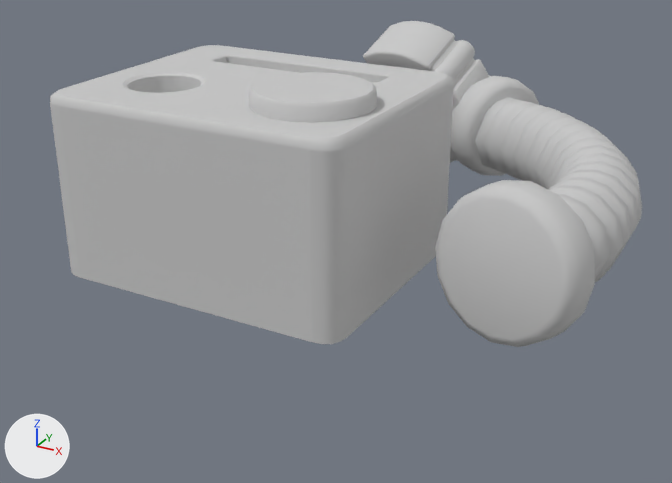
What one commit did to the FBX model Assets/VacuumShaders/Curved World/Example Scenes/Models/Environment/Robot.FBX.
Before and after are seen from a 50 mm camera at (3.3, -4.96, 2.72) aimed at (0.61, -0.06, 0.27). Lighting does not change. The marker at lower left points along +X, +Y and +Z. Where no turn or scale is listed for an object, it has been applied to the vertices.

Objects in the first picture: 'Robot'.
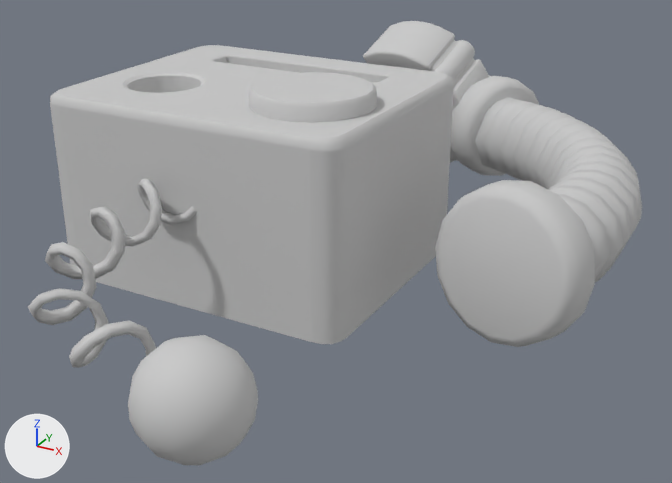
The newer file is also rescaled (x1.226), turned or shifted as a whole; pictures and numbers use the older file's frame.

Boxes (x1, y1, x2, y2) around the edits, measured in the pictures (672 x 483 px):
'Robot', reshaped (36% taller)
    before: (50, 21, 642, 347)
    after: (28, 21, 642, 465)
part 1 of me_mesh, added
    after: (28, 179, 197, 368)
part 2 of me_mesh, added
    after: (128, 335, 258, 465)

The change, as a list of edits to the scene's bpy script:
```text
Change me_mesh:
    used by ob_robot; location = (0.0, 0.0, 0.0)
    remove me_mesh.from_pydata(...)  # 1998 vertices, 3830 faces; spans x -1.05..2.37, y -0.87..2.67, z 0.0..1.34
    add me_mesh.from_pydata(...)  # 2318 vertices, 2229 faces; spans x -1.05..2.37, y -2.33..2.67, z -0.01..1.34
    me_mesh part 1: a new loose piece of 220 vertices spanning x -0.28..0.66, y -2.13..-0.82, z 0.17..0.89, in mat_robotmaterial (light grey #cacaca)
    me_mesh part 2: a new loose piece of 100 vertices spanning x 0.64..1.24, y -2.33..-1.74, z -0.01..0.59, in mat_robotmaterial (light grey #cacaca)
```
